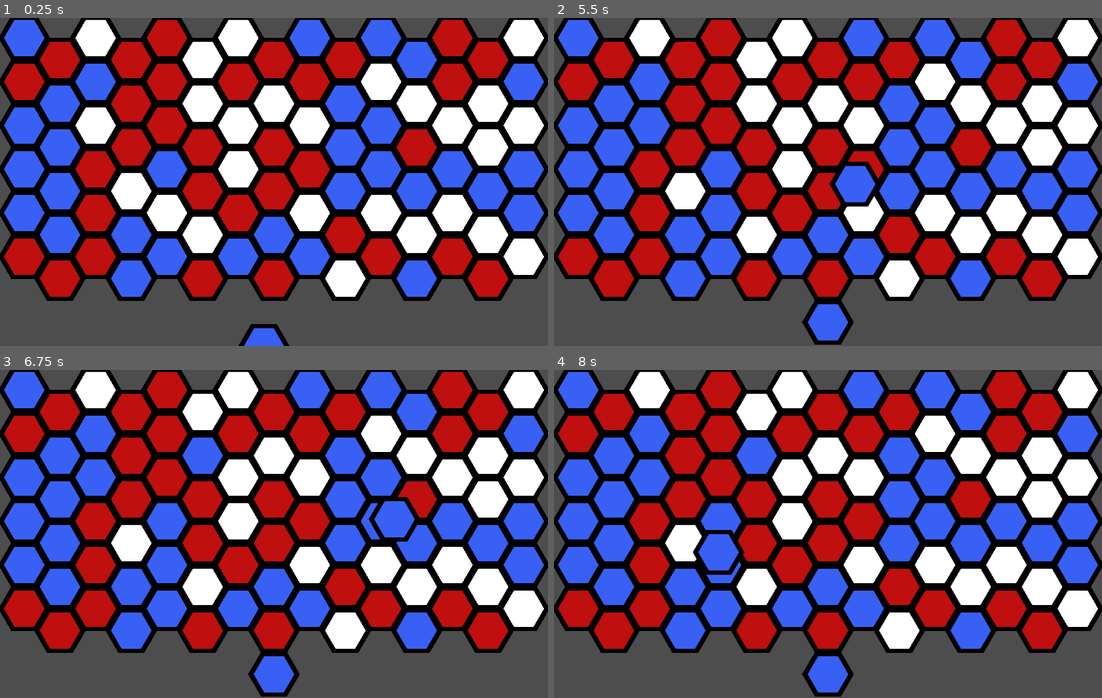
Above: before the commit, frames 1-4 (two rows, left to right).
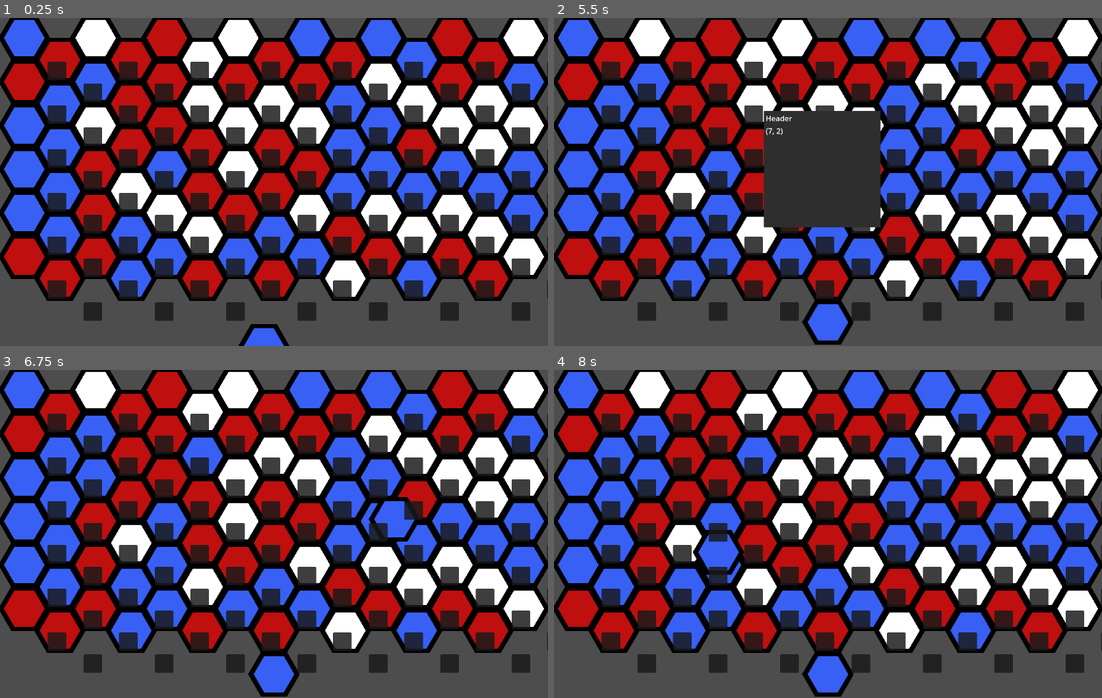
Above: after the commit, the same moments.

Repository: tehtipsy/HexaGame
Game: Godot game, scene res://game.tscn
Same seed, same stepped clock (60 frames per second), same inputs: the game is played once before the commit and once after it.
Inputs (mouse positions are in pixels of both pictures, inside the frame that each line leads up to):
- Up to frame 1 (0.25 s): no input
- Up to frame 2 (5.5 s): tap Enter at 0.5, 2, 3.5 s; move the mouse to (817, 342) at 0.52 s; hold Shift 0.53-1.28 s; click (817, 342) at 0.67 s; tap Space at 1.25, 2.75, 4.25 s; move the mouse to (718, 198) at 1.27 s; tap Shift at 1.35, 2.85, 4.35 s; click (718, 198) at 1.42 s; move the mouse to (751, 227) at 2.02 s; hold Shift 2.03-2.78 s; click (751, 227) at 2.17 s; move the mouse to (800, 247) at 2.77 s; click (800, 247) at 2.92 s; move the mouse to (992, 231) at 3.52 s; hold Shift 3.53-4.28 s; click (992, 231) at 3.67 s; move the mouse to (663, 132) at 4.27 s; click (663, 132) at 4.42 s; move the mouse to (855, 182) at 5.02 s; hold Shift from 5.03 s (still down); click (855, 182) at 5.17 s
- Up to frame 3 (6.75 s): move the mouse to (191, 452) at 5.77 s; release Shift at 5.78 s; tap Shift at 5.85 s; click (191, 452) at 5.92 s; move the mouse to (394, 517) at 6.52 s; hold Shift from 6.53 s (still down); click (394, 517) at 6.67 s
- Up to frame 4 (8 s): move the mouse to (718, 550) at 7.27 s; release Shift at 7.28 s; tap Shift at 7.35 s; click (718, 550) at 7.42 s

The runs differ from the first frame. In frame 1, 14% of the frame differs, in the area x 8-100%, y 13-93%; in frame 2, 21%; in frame 3, 14%; in frame 4, 14%.

Commit message:
tooltip WIP

Diff:
--- a/TileMapLayout.gd
+++ b/TileMapLayout.gd
@@ -1,5 +1,6 @@
 extends TileMap
 
+const SlotScene = preload("res://slot.tscn")
 
 @export var map_width: int = 15
 @export var map_height: int = 6
@@ -16,9 +17,24 @@
 @export var tile_in_arrow_layer = 1
 @export var tile_out_arrow_layer = 2
 
+@onready var slot_container = get_node("../SlotContainer")
+
+var cell_slots = {}
+
 func _ready():
 	clear()
+	_clear_cell_slots()
 	generate_random_map()
+	_create_cell_slots()
+
+func _clear_cell_slots():
+	# Ensure the container is valid before trying to access children
+	if not is_instance_valid(slot_container):
+		printerr("SlotContainer node is not valid or not found.")
+		return
+	for child in slot_container.get_children():
+		child.queue_free()
+	cell_slots.clear()
 
 func generate_random_map():
 	for x in range(map_width):
@@ -26,9 +42,66 @@
 			var random_tile = randi() % tile_types
 			set_cell(tile_color_layer, Vector2i(x, y), tile_color_id, Vector2i(random_tile, 0))
 
+func _create_cell_slots():
+	if not SlotScene:
+		printerr("SlotScene not loaded!")
+		return
+	if not is_instance_valid(slot_container):
+		printerr("SlotContainer node not found or invalid!")
+		return
+
+	# Ensure tile_set is valid before proceeding
+	if not tile_set:
+		printerr("TileSet is not assigned to the TileMap!")
+		return
+
+	for x in range(map_width):
+		for y in range(map_height):
+			var cell_coords = Vector2i(x, y)
+
+			# Optional: Only create a slot if a tile exists there
+			# You might want a slot even on empty cells, depending on your game logic
+			# if get_cell_source_id(tile_color_layer, cell_coords) == -1:
+			#	 continue
+
+			var slot_instance = SlotScene.instantiate()
+
+			# Calculate the world position for the center of the cell
+			var world_pos = map_to_local(cell_coords)
+
+			# Adjust position to center the slot.
+			# This assumes the slot's origin (0,0) should be at the tile's center.
+			# You might need to adjust this based on the slot scene's root node size/offset.
+			# For PanelContainer, its origin is top-left. If you want the slot centered,
+			# you might need to offset by half its size *after* placing it at the tile center.
+			world_pos += tile_set.tile_size / 2.0
+
+			# Example adjustment if the slot's root node size is known (e.g., 40x40)
+			# and you want it truly centered:
+			# var slot_size = Vector2(40, 40) # Get this dynamically if possible
+			# world_pos -= slot_size / 2.0
+
+			slot_instance.position = world_pos
+			# 1. Create the string value you want to set
+			var cell_coords_string = str(cell_coords)
+			# 2. Assign the string to the property. This executes the set() function in slot.gd
+			slot_instance.hovering_over_cell = cell_coords_string
+			slot_container.add_child(slot_instance)
+
+			# Store a reference if you need to access/update this slot later
+			cell_slots[cell_coords] = slot_instance
+
+			# You could potentially pass the cell coordinates to the slot script here
+			# if slot.gd needs to know its map position:
+			# if slot_instance.has_method("set_map_coords"):
+			#	 slot_instance.set_map_coords(cell_coords)
+
 # Called every frame. 'delta' is the elapsed time since the previous frame.
 func _process(_delta):
-	pass
+	var _global_position = get_global_mouse_position()
+	var tile_position = local_to_map(to_local(_global_position))
+	#print('tile_position: ', tile_position)
+	#hovering_over_cell = str(tile_position)
 
 func _handle_arrow(instruction, arrow_layer, arrow_id, tile_position):
 	var current_arrow_atlas_coords = get_cell_atlas_coords(arrow_layer, tile_position)
@@ -66,10 +139,10 @@
 	if event is InputEventMouseButton:
 		var _global_position = get_global_mouse_position()
 		var tile_position = local_to_map(to_local(_global_position))
-		#print("Tile X: ", tile_position.x)
+		print("Tile X: ", tile_position.x)
 		if !Input.is_key_pressed(KEY_SHIFT):
 			if event.button_index == MOUSE_BUTTON_LEFT and event.is_pressed():
-				# print("Clicked tile: ", tile_position)
+				print("Clicked tile: ", tile_position)
 				# _handle_click('add', tile_in_arrow_layer, tile_in_arrow_id, tile_position)
 				_handle_click(tile_position)
 			# if event.button_index == MOUSE_BUTTON_RIGHT and event.is_pressed():
--- a/game.tscn
+++ b/game.tscn
@@ -22,3 +22,7 @@
 offset_top = 556.0
 offset_right = 710.0
 offset_bottom = 688.0
+
+[node name="SlotContainer" type="Node2D" parent="."]
+show_behind_parent = true
+top_level = true
--- a/project.godot
+++ b/project.godot
@@ -15,6 +15,10 @@
 config/features=PackedStringArray("4.2", "GL Compatibility")
 config/icon="res://icon.svg"
 
+[autoload]
+
+Tooltip="*res://tooltip.tscn"
+
 [display]
 
 window/size/viewport_width=1175
--- /dev/null
+++ b/slot.gd
@@ -0,0 +1,13 @@
+extends PanelContainer
+
+
+@export var hovering_over_cell = "":
+	set(value):
+		hovering_over_cell = value
+
+func _on_mouse_entered():
+	print('hovering_over_cell: ', hovering_over_cell)
+	Tooltip.show_tooltip(hovering_over_cell)
+
+func _on_mouse_exited():
+	Tooltip.hide_tooltip()
--- /dev/null
+++ b/slot.tscn
@@ -0,0 +1,19 @@
+[gd_scene load_steps=2 format=3 uid="uid://bwtvnnjf6qkpy"]
+
+[ext_resource type="Script" path="res://slot.gd" id="1_xgch2"]
+
+[node name="Slot" type="PanelContainer"]
+offset_right = 40.0
+offset_bottom = 40.0
+script = ExtResource("1_xgch2")
+
+[node name="TextureRect" type="TextureRect" parent="."]
+layout_mode = 2
+
+[node name="Panel" type="Panel" parent="."]
+show_behind_parent = true
+layout_mode = 2
+mouse_filter = 1
+
+[connection signal="mouse_entered" from="." to="." method="_on_mouse_entered"]
+[connection signal="mouse_exited" from="." to="." method="_on_mouse_exited"]
--- /dev/null
+++ b/tooltip.gd
@@ -0,0 +1,12 @@
+extends Control
+
+
+func show_tooltip(current_cell):
+	set_tooltip_description(current_cell)
+	%TooltipPopup.popup()
+
+func hide_tooltip():
+	%TooltipPopup.hide()
+
+func set_tooltip_description(value):
+	%TooltipDescription.text = value
--- /dev/null
+++ b/tooltip.tscn
@@ -0,0 +1,32 @@
+[gd_scene load_steps=2 format=3 uid="uid://c1s2b4kglot4l"]
+
+[ext_resource type="Script" path="res://tooltip.gd" id="1_qtxsx"]
+
+[node name="Tooltip" type="Control"]
+layout_mode = 3
+anchors_preset = 0
+offset_right = 40.0
+offset_bottom = 40.0
+script = ExtResource("1_qtxsx")
+
+[node name="UI" type="CanvasLayer" parent="."]
+
+[node name="TooltipPopup" type="PopupPanel" parent="UI"]
+unique_name_in_owner = true
+position = Vector2i(450, 200)
+size = Vector2i(250, 250)
+
+[node name="VBoxContainer" type="VBoxContainer" parent="UI/TooltipPopup"]
+offset_left = 4.0
+offset_top = 4.0
+offset_right = 246.0
+offset_bottom = 246.0
+
+[node name="Label" type="Label" parent="UI/TooltipPopup/VBoxContainer"]
+layout_mode = 2
+text = "Header"
+
+[node name="TooltipDescription" type="Label" parent="UI/TooltipPopup/VBoxContainer"]
+unique_name_in_owner = true
+layout_mode = 2
+text = "info"
